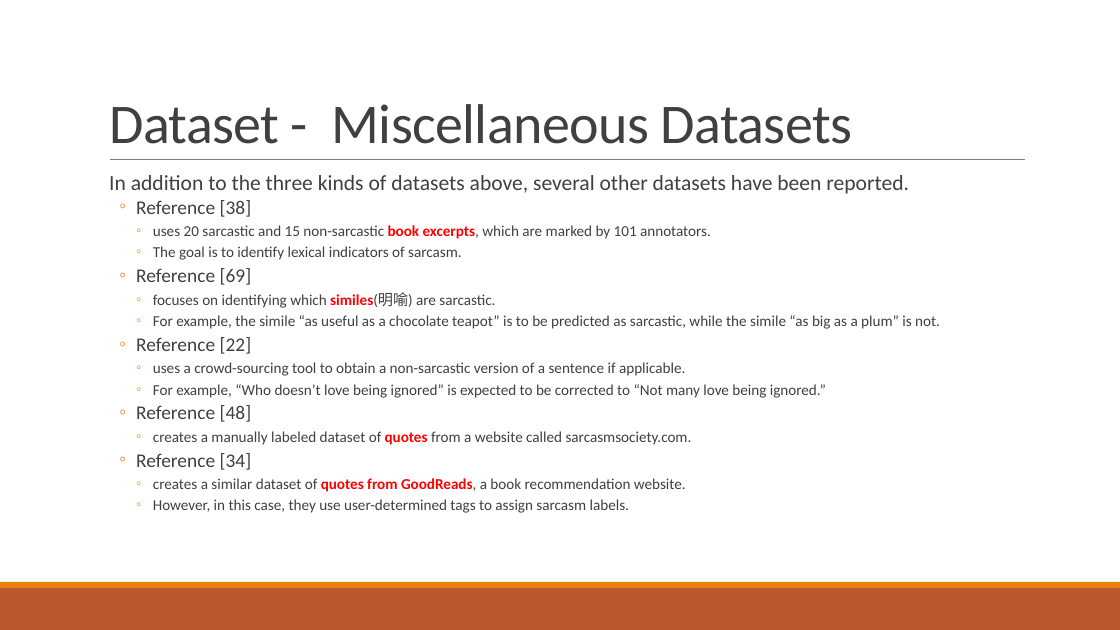
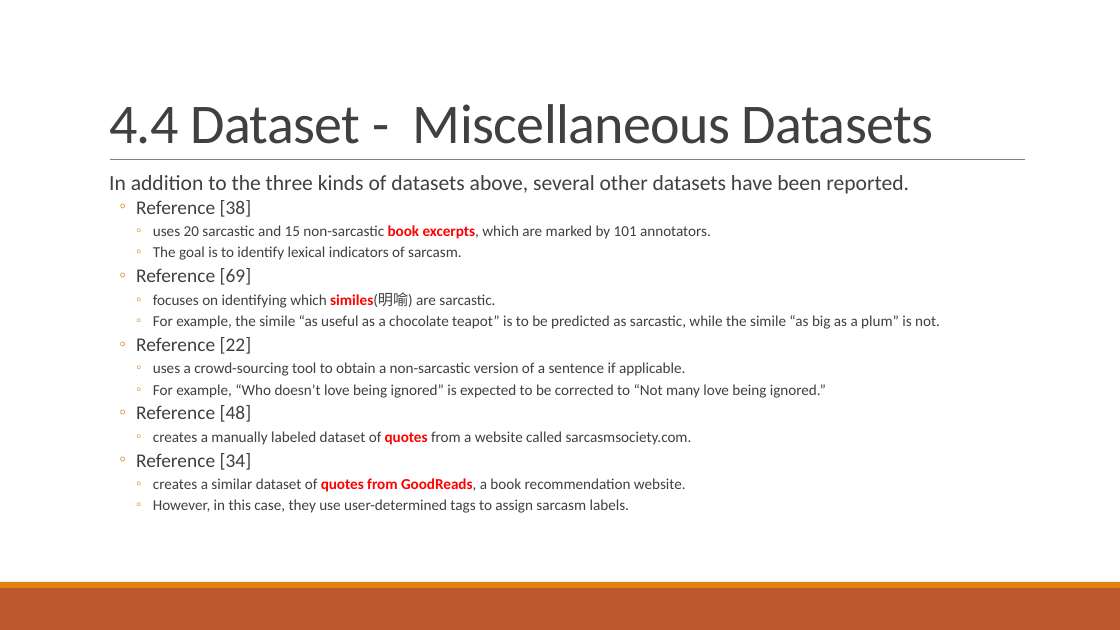
Before and after one commit to liangxh/grad, a slide deck: slide 18 of [文献调研] Automatic Sarcasm Detection A Survey.pptx. Drawn at 1120x630 pixels with LibreOffice and Linux fonts; fonts in the diff are those of the drawing. Boxes give left, top, right and bottom in pixels: in the first picture for what was removed or moved away, otherwise in the second. Text is boxed around its words. In the diff, an @@ line names an element or a change of style, - is before the commit and + after.

```diff
--- a/[文献调研] Automatic Sarcasm Detection A Survey.pptx
+++ b/[文献调研] Automatic Sarcasm Detection A Survey.pptx
@@ title at box(109, 104, 934, 144): text changed @@
-Dataset - Miscellaneous Datasets
+4.4 Dataset - Miscellaneous Datasets
```
Also in this commit, not shown: 22 other slides changed, 11 slides added, 1 slide removed.
